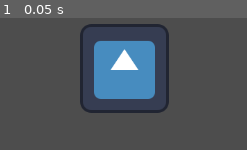
Above: before the commit, frame 1.
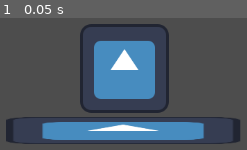
Above: after the commit, the same moment.

Repository: calzila/GGJ_2025
Game: Godot game, scene res://Overworld.tscn
Same seed, same stepped clock (60 frames per second), same inputs: the game is played once before the commit and once after it. The engine's default icon, where the game draws it, is replaced by a stand-in: a white triangle on a blue panel in a dark square.
Inputs:
- Up to frame 1 (0.05 s): no input

The runs differ from the first frame. In frame 1, 11% of the frame differs, in the area x 2-98%, y 75-96%.

Commit message:
Adding visualisation to the sub

Diff:
--- a/Overworld.tscn
+++ b/Overworld.tscn
@@ -4,5 +4,5 @@
 
 [node name="Node2D" type="Node2D"]
 
-[node name="Node2D" parent="." instance=ExtResource("1_q3hvh")]
+[node name="The Sub" parent="." instance=ExtResource("1_q3hvh")]
 position = Vector2(10, 0)
--- a/TheSub.tscn
+++ b/TheSub.tscn
@@ -1,15 +1,21 @@
-[gd_scene load_steps=3 format=3 uid="uid://cmxn8qk06my2q"]
+[gd_scene load_steps=4 format=3 uid="uid://cmxn8qk06my2q"]
 
 [ext_resource type="PackedScene" uid="uid://drfnwotp86vlp" path="res://Character.tscn" id="1_j6xhn"]
+[ext_resource type="Texture2D" uid="uid://cbpymf5bvqtou" path="res://icon.svg" id="2_0vknt"]
 
 [sub_resource type="RectangleShape2D" id="RectangleShape2D_s0txu"]
-size = Vector2(20, 2)
+size = Vector2(338, 39)
 
-[node name="Node2D" type="Node2D"]
+[node name="Node2D" type="RigidBody2D"]
 
 [node name="CollisionShape2D" type="CollisionShape2D" parent="."]
-position = Vector2(0, -1)
+position = Vector2(-4, 19.5)
 shape = SubResource("RectangleShape2D_s0txu")
 
 [node name="CharacterBody2D" parent="." instance=ExtResource("1_j6xhn")]
 position = Vector2(-2, -4)
+
+[node name="Icon" type="Sprite2D" parent="."]
+position = Vector2(-4, 19.5)
+scale = Vector2(2.64062, 0.304688)
+texture = ExtResource("2_0vknt")
